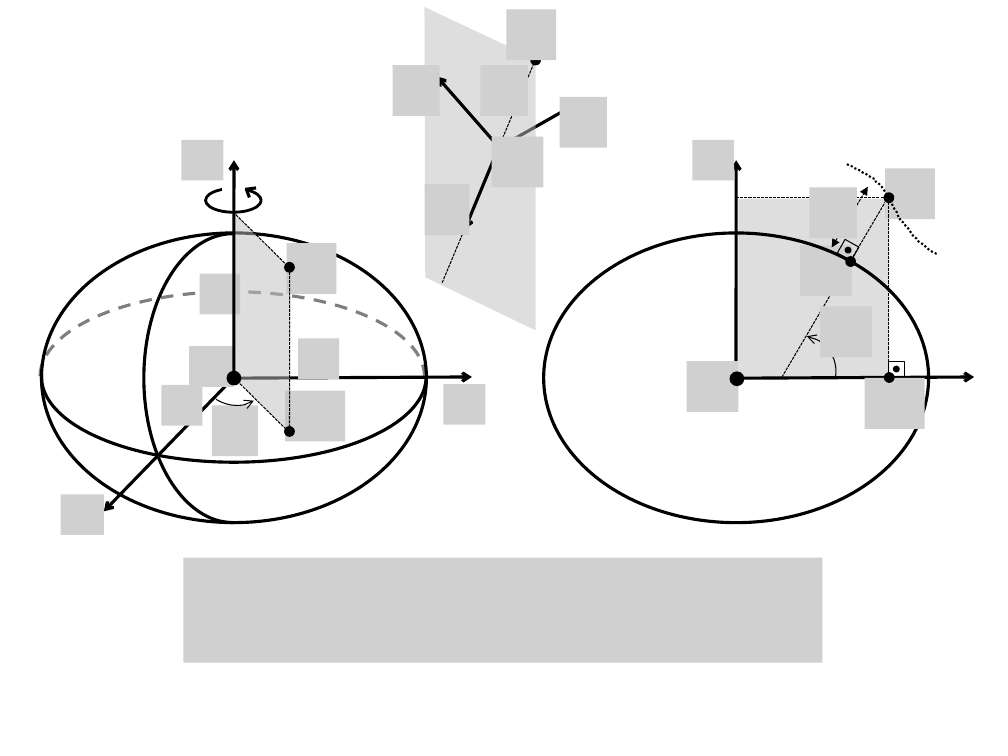
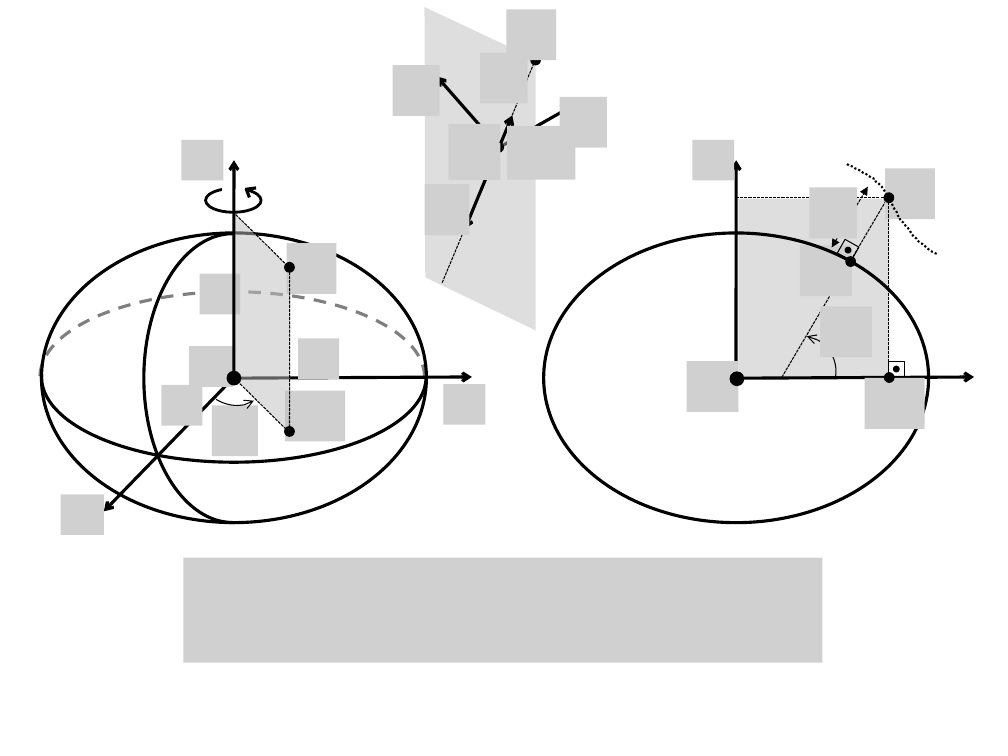
Before and after one commit to pinga-lab/CE-VII-SimBGf-2016, a slide deck: slide 36 of slides/3_sistemas_coordenadas.pptx. Drawn at 1008x756 pixels with LibreOffice and Linux fonts; fonts in the diff are those of the drawing; grey boxes stand for pictures. Boxes give left, top, right and bottom in pixels: in the first picture for what was removed or moved away, otherwise in the second. Text is boxed around its words. In the diff, an @@ line names an element or a change of style, - is before the commit and + after.

```diff
--- a/slides/3_sistemas_coordenadas.pptx
+++ b/slides/3_sistemas_coordenadas.pptx
@@ picture: place and size @@
-picture at bbox=[481, 66, 528, 116]
+picture at bbox=[480, 52, 527, 103]
@@ arrow added from (501, 143) to (512, 115), #000000 2.25 pt @@
@@ picture added at bbox=[449, 124, 501, 180] @@
@@ picture removed at bbox=[492, 137, 544, 187] @@
@@ ellipse added at bbox=[495, 143, 503, 151], fill #000000, outline #000000 2 pt @@
@@ picture added at bbox=[507, 126, 576, 179] @@
```
Also in this commit, not shown: 15 other slides changed, 1 slide added.
